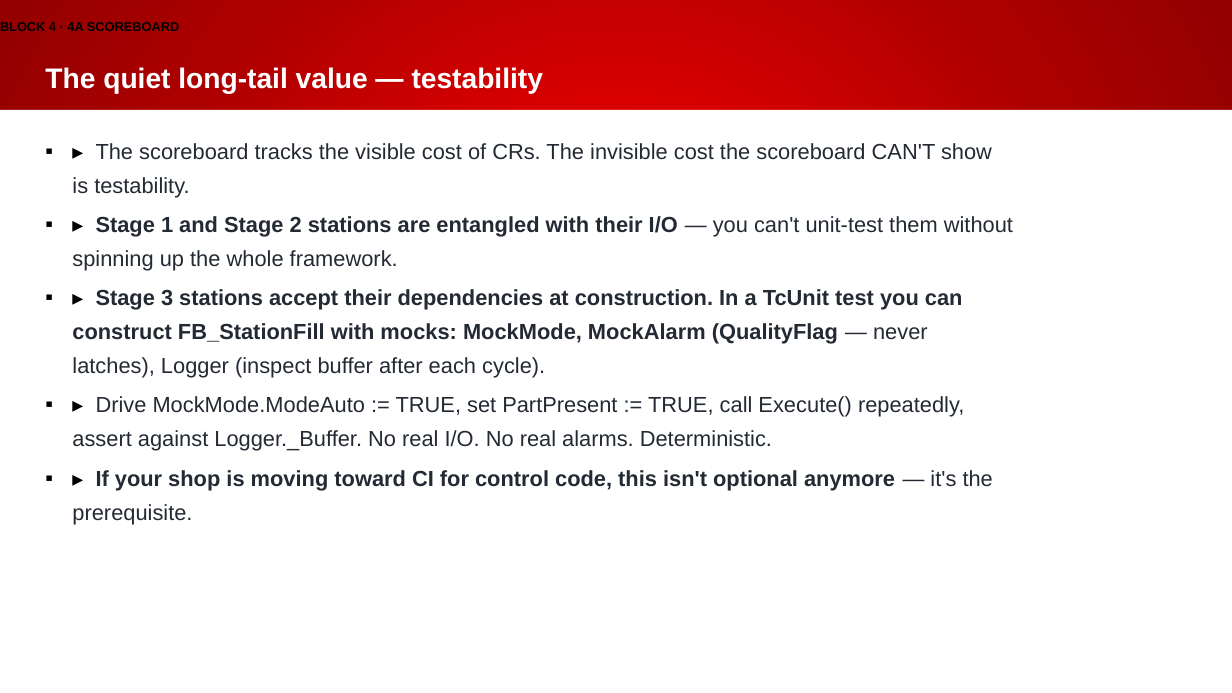
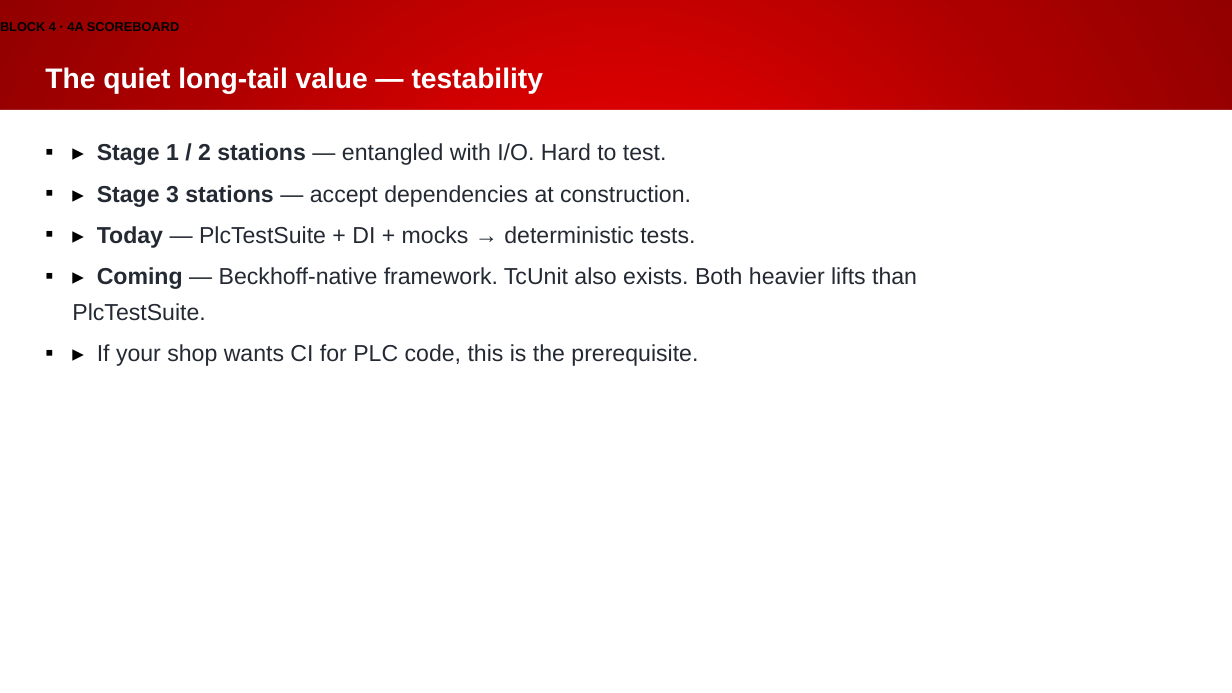
Before and after one commit to Beckhoff-USA-Community/Procedural_To_SOLID, a slide deck: slide 58 of presentation/NEM2026_workshop.pptx. Drawn at 1232x693 pixels with LibreOffice and Linux fonts; fonts in the diff are those of the drawing; background and template pictures are left out. Boxes give left, top, right and bottom in pixels: in the first picture for what was removed or moved away, otherwise in the second. Text is boxed around its words. In the diff, an @@ line names an element or a change of style, - is before the commit and + after.

```diff
--- a/presentation/NEM2026_workshop.pptx
+++ b/presentation/NEM2026_workshop.pptx
@@ text at bbox=[72, 143, 917, 366]: text changed; size 17 to 18 pt @@
-▪ ▸ The scoreboard tracks the visible cost of CRs. The invisible cost the scoreboard CAN'T show is testability.
-▪ ▸ Stage 1 and Stage 2 stations are entangled with their I/O — you can't unit-test them without spinning up the whole framework.
-▪ ▸ Stage 3 stations accept their dependencies at construction. In a TcUnit test you can construct FB_StationFill with mocks: MockMode, MockAlarm (QualityFlag — never latches), Logger (inspect buffer after each cycle).
-▪ ▸ Drive MockMode.ModeAuto := TRUE, set PartPresent := TRUE, call Execute() repeatedly, assert against Logger._Buffer. No real I/O. No real alarms. Deterministic.
-▪ ▸ If your shop is moving toward CI for control code, this isn't optional anymore — it's the prerequisite.
+▪ ▸ Stage 1 / 2 stations — entangled with I/O. Hard to test.
+▪ ▸ Stage 3 stations — accept dependencies at construction.
+▪ ▸ Today — PlcTestSuite + DI + mocks → deterministic tests.
+▪ ▸ Coming — Beckhoff-native framework. TcUnit also exists. Both heavier lifts than PlcTestSuite.
+▪ ▸ If your shop wants CI for PLC code, this is the prerequisite.
```
Also in this commit, not shown: 64 other slides changed, 1 other file.
